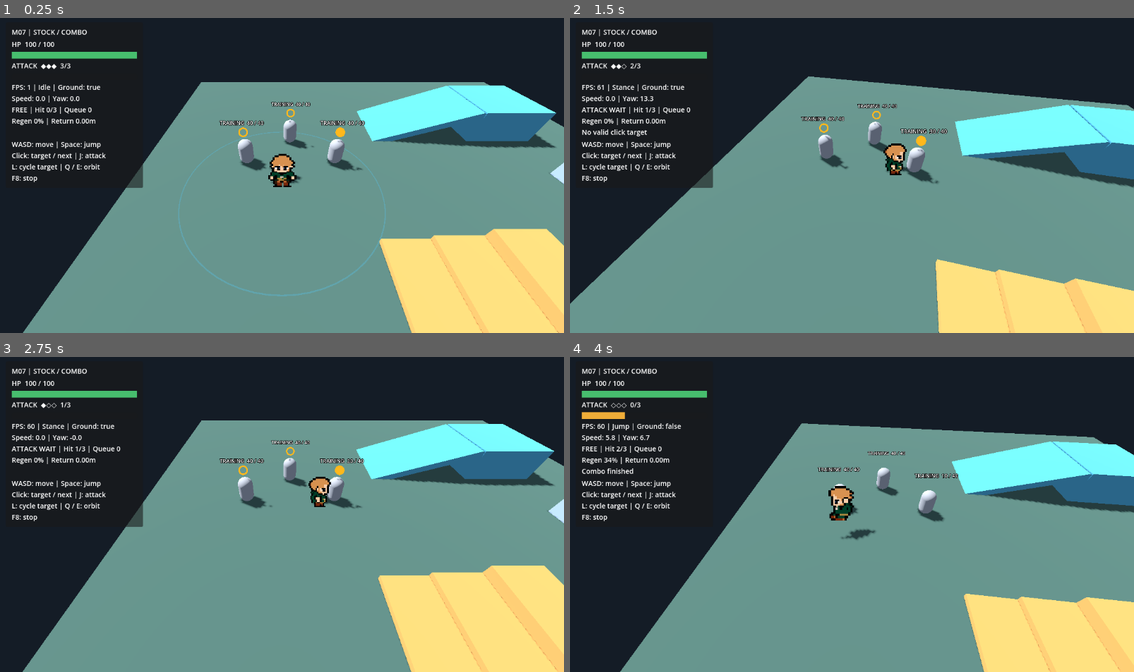
Above: before the commit, frames 1-4 (two rows, left to right).
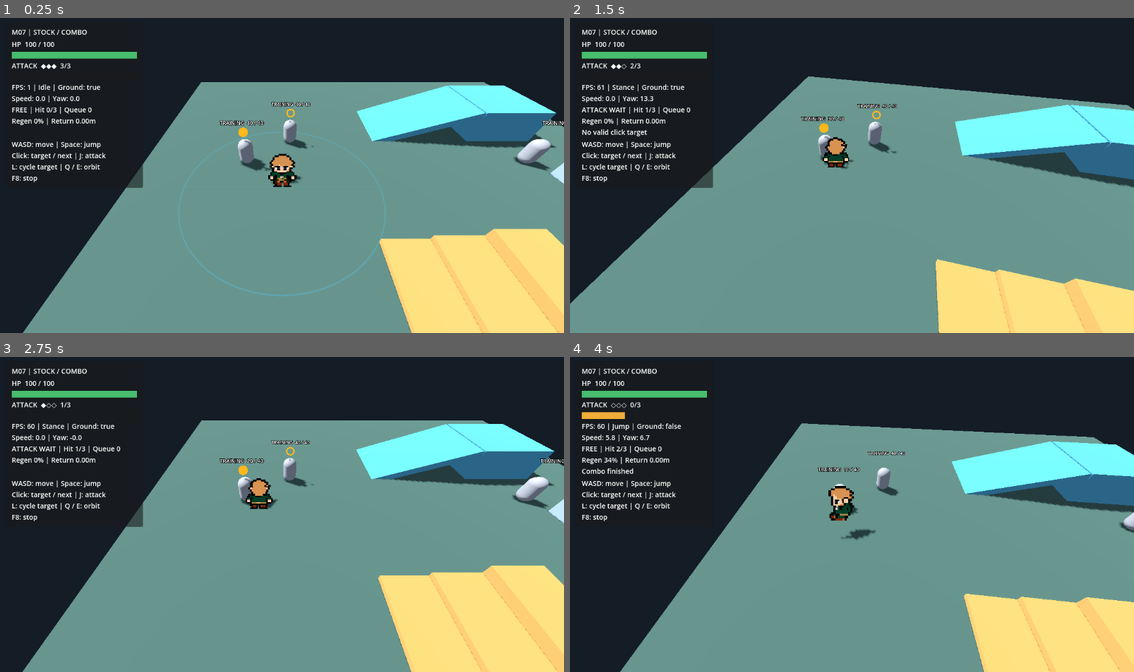
Above: after the commit, the same moments.

Repository: holy572782/forgotten-world
Game: Godot game, scene res://scenes/main.tscn
The game is run twice, just before and just after one commit, with the same random seed, the same clock (stepped at 60 frames per second) and the same inputs.
Inputs (mouse positions are in pixels of both pictures, inside the frame that each line leads up to):
- Up to frame 1 (0.25 s): no input
- Up to frame 2 (1.5 s): tap Enter at 0.5 s; move the mouse to (976, 159) at 0.52 s; hold D (move_right) 0.53-1.28 s; hold J (attack) 0.53-1.28 s; click (976, 159) at 0.67 s; tap Space (jump) at 0.77 s; tap Q (camera_left) at 0.8, 1.35 s; move the mouse to (739, 191) at 1.27 s; hold S (move_down) from 1.28 s (still down)
- Up to frame 3 (2.75 s): tap Space (jump) at 1.52 s; tap E (camera_right) at 1.55, 2.1 s; move the mouse to (338, 445) at 2.02 s; release S (move_down) at 2.03 s; hold D (move_right) from 2.03 s (still down); hold J (attack) from 2.03 s (still down)
- Up to frame 4 (4 s): move the mouse to (823, 577) at 2.77 s; release D (move_right) at 2.78 s; release J (attack) at 2.78 s; hold W (move_up) 2.78-3.53 s; tap J (attack) at 2.85 s; click (823, 577) at 2.92 s; tap Space (jump) at 3.02, 3.77 s; tap Q (camera_left) at 3.05, 3.6 s; move the mouse to (1021, 561) at 3.52 s; hold A (move_left) from 3.53 s (still down); tap E (camera_right) at 3.8 s

The runs differ from the first frame. In frame 1, 0.9% of the frame differs, in the area x 42-100%, y 32-54%; in frame 2, 1.2%; in frame 3, 1.5%, in the area x 42-100%, y 32-49%; in frame 4, 0.5%.

Commit message:
M07: 攻撃範囲円の投影ずれを調査し中心補助線を追加
透視投影による見かけのずれと、実際の中心位置を測定。
円の位置・判定半径を維持し、薄い直径補助線を追加。
回転・移動・3体コンボ・帰還をヘッドレス／実描画で検証。
関連文書を更新。F5での視認性はユーザー確認待ち。

Diff:
--- a/scenes/main.tscn
+++ b/scenes/main.tscn
@@ -21,13 +21,16 @@
 camera_rig = NodePath("../../CameraRig")
 
 [node name="TrainingEnemy" parent="." unique_id=1499488101 instance=ExtResource("7_enemy")]
-transform = Transform3D(1, 0, 0, 0, 1, 0, 0, 0, 1, -3, 0, -2)
+transform = Transform3D(1, 0, 0, 0, 1, 0, 0, 0, 1, 8, 0, -2)
 
-[node name="TrainingEnemySecond" parent="." instance=ExtResource("7_enemy")]
-position = Vector3(-8, 0, -2)
+[node name="TrainingEnemy2" parent="." unique_id=1964900022 instance=ExtResource("7_enemy")]
+transform = Transform3D(1, 0, 0, 0, 1, 0, 0, 0, 1, 11, 0, 3)
 
-[node name="TrainingEnemyThird" parent="." instance=ExtResource("7_enemy")]
-position = Vector3(-5.5, 0, -4)
+[node name="TrainingEnemySecond" parent="." unique_id=1581532056 instance=ExtResource("7_enemy")]
+transform = Transform3D(1, 0, 0, 0, 1, 0, 0, 0, 1, -8, 0, -2)
+
+[node name="TrainingEnemyThird" parent="." unique_id=770884773 instance=ExtResource("7_enemy")]
+transform = Transform3D(1, 0, 0, 0, 1, 0, 0, 0, 1, -5.5, 0, -4)
 
 [node name="CameraRig" parent="." unique_id=236761302 node_paths=PackedStringArray("target") instance=ExtResource("4_camera")]
 target = NodePath("../Player")
--- a/scripts/player/target_dash.gd
+++ b/scripts/player/target_dash.gd
@@ -42,6 +42,7 @@
 var _pending_selected_attack := false
 var _click_position := Vector2.ZERO
 var _ring: MeshInstance3D
+var _range_guides: MeshInstance3D
 @onready var body: CharacterBody3D = get_parent()
 @onready var stock: AttackStockComponent = body.get_node("AttackStockComponent")
 @onready var sprite: AnimatedSprite3D = body.get_node("AnimatedSprite3D")
@@ -67,6 +68,25 @@
 	_ring.cast_shadow = GeometryInstance3D.SHADOW_CASTING_SETTING_OFF
 	body.add_child.call_deferred(_ring)
 	_ring.position.y = 0.04
+	_range_guides = MeshInstance3D.new()
+	_range_guides.name = "RangeCenterGuides"
+	_range_guides.cast_shadow = GeometryInstance3D.SHADOW_CASTING_SETTING_OFF
+	var guide_material := material.duplicate() as StandardMaterial3D
+	guide_material.albedo_color.a = 0.22
+	_range_guides.material_override = guide_material
+	_ring.add_child(_range_guides)
+	_update_range_guides()
+
+func _update_range_guides() -> void:
+	# Perspective shifts the ellipse's apparent center, not its world origin.
+	# Ground-plane diameters reveal that origin without moving the range boundary.
+	var guides := ImmediateMesh.new()
+	guides.surface_begin(Mesh.PRIMITIVE_LINES)
+	for axis in [Vector3.RIGHT, Vector3.FORWARD]:
+		guides.surface_add_vertex(-axis * equipped_weapon.attack_range)
+		guides.surface_add_vertex(axis * equipped_weapon.attack_range)
+	guides.surface_end()
+	_range_guides.mesh = guides
 
 func is_busy() -> bool:
 	return state != State.Idle
@@ -129,6 +149,7 @@
 	if not is_equal_approx(mesh.outer_radius, equipped_weapon.attack_range + 0.025):
 		mesh.inner_radius = equipped_weapon.attack_range - 0.025
 		mesh.outer_radius = equipped_weapon.attack_range + 0.025
+		_update_range_guides()
 
 func valid_candidates() -> Array[Node3D]:
 	var candidates: Array[Node3D] = []
--- /dev/null
+++ b/tests/m07_range_display.gd
@@ -0,0 +1,83 @@
+extends "res://tests/m06_target_dash.gd"
+## Measure the projected geometric origin separately from the ellipse bounds.
+func _measure(label: String) -> void:
+	var ring: MeshInstance3D = combat._ring
+	var camera: Camera3D = main.get_node("CameraRig").camera
+	var foot := player.global_position
+	var center := ring.global_position
+	var projected := camera.unproject_position(center)
+	var lower := Vector2(INF, INF)
+	var upper := Vector2(-INF, -INF)
+	for i in range(720):
+		var angle := TAU * i / 720.0
+		var point: Vector3 = center + Vector3(cos(angle), 0, sin(angle)) * combat.equipped_weapon.attack_range
+		var screen := camera.unproject_position(point)
+		lower = lower.min(screen)
+		upper = upper.max(screen)
+	print(label, " foot=", foot, " ring=", center, " world_delta=", center-foot,
+		" foot_screen=", camera.unproject_position(foot), " origin_screen=", projected,
+		" origin_delta_px=", projected-camera.unproject_position(foot),
+		" ellipse_bounds_delta_px=", (lower+upper)*0.5-projected)
+	_check((center-foot-Vector3.UP*0.04).length() < 0.0001, "Ring remains centered over feet " + label)
+	_check(projected.distance_to(camera.unproject_position(foot)) < 3, "Only small height projection offset " + label)
+	_check(combat._range_guides.global_position.distance_to(center) < 0.0001, "Guides share the real center")
+	var vertices: PackedVector3Array = combat._range_guides.mesh.surface_get_arrays(0)[Mesh.ARRAY_VERTEX]
+	for vertex in vertices:
+		_check(is_equal_approx(vertex.length(), combat.equipped_weapon.attack_range), "Guide ends on unchanged radius")
+
+func _run() -> void:
+	root.size = Vector2i(1152,720)
+	Engine.max_fps = 60
+	main = load("res://scenes/main.tscn").instantiate()
+	root.add_child(main)
+	player = main.get_node("Player")
+	combat = player.get_node("TargetDash")
+	sprite = player.get_node("AnimatedSprite3D")
+	# Keep the user's saved enemy layout intact; arrange only this test instance.
+	enemy = main.get_node("TrainingEnemy")
+	enemy.position = Vector3(-3,0,-2)
+	target = enemy.get_node("Targetable")
+	await _ticks(20)
+	var rig: Node3D = main.get_node("CameraRig")
+	for angle in [0,90,180,270]:
+		rig.rotation.y = deg_to_rad(angle)
+		await _ticks(20)
+		_measure("yaw=" + str(angle))
+		if "--capture" in OS.get_cmdline_user_args():
+			await RenderingServer.frame_post_draw
+			root.get_texture().get_image().save_png("res://.godot/m07_range_%d.png" % angle)
+	Input.action_press("move_right")
+	await _ticks(15)
+	Input.action_release("move_right")
+	await _ticks(10)
+	_measure("after movement")
+	for action in ["camera_left", "camera_right"]:
+		var previous_yaw: float = rig.rotation.y
+		Input.action_press(action)
+		await _ticks(15)
+		Input.action_release(action)
+		_check(absf(rig.rotation.y-previous_yaw) > 0.1, "Camera action rotates")
+		_measure(action)
+	rig.rotation.y = 0
+	await _settle(Vector3(-6,0,0))
+	_check(combat.request_attack(target), "Attack accepted")
+	var next_targets := [main.get_node("TrainingEnemySecond/Targetable"), main.get_node("TrainingEnemyThird/Targetable")]
+	var reserved_stage := 0
+	combat.hit.connect(func(_target: Node): hits += 1)
+	for i in range(300):
+		await _ticks(1)
+		if not combat.is_busy(): break
+		_check(not combat._ring.visible and not combat._range_guides.is_visible_in_tree(), "Range and guides hidden throughout combo")
+		_check(combat._ring.global_position.distance_to(player.global_position+Vector3.UP*0.04) < 0.0001, "Center follows during combo")
+		if combat.state == combat.State.Attack and combat.combo_hits > reserved_stage and combat.combo_hits < 3:
+			_check(combat.request_followup(next_targets[combat.combo_hits-1],true), "Next target accepted")
+			reserved_stage = combat.combo_hits
+	_check(not combat.is_busy() and hits == 3, "Three-enemy combo returns normally")
+	await _ticks(2)
+	_measure("after return")
+	_check(combat._ring.visible, "Range restored after return")
+	if failures.is_empty(): print("PASS M07 range display: world center, projection, orbit, movement, return")
+	for failure in failures: push_error(failure)
+	main.queue_free()
+	await process_frame
+	quit(0 if failures.is_empty() else 1)
Not shown, added: tests/m07_range_display.gd.uid
Not shown, changed: docs/12_TEST_PLAN.md
Not shown, changed: docs/14_TARGET_DASH_COMBAT_SPEC.md
Not shown, changed: docs/DEVELOPMENT_STATUS.md
